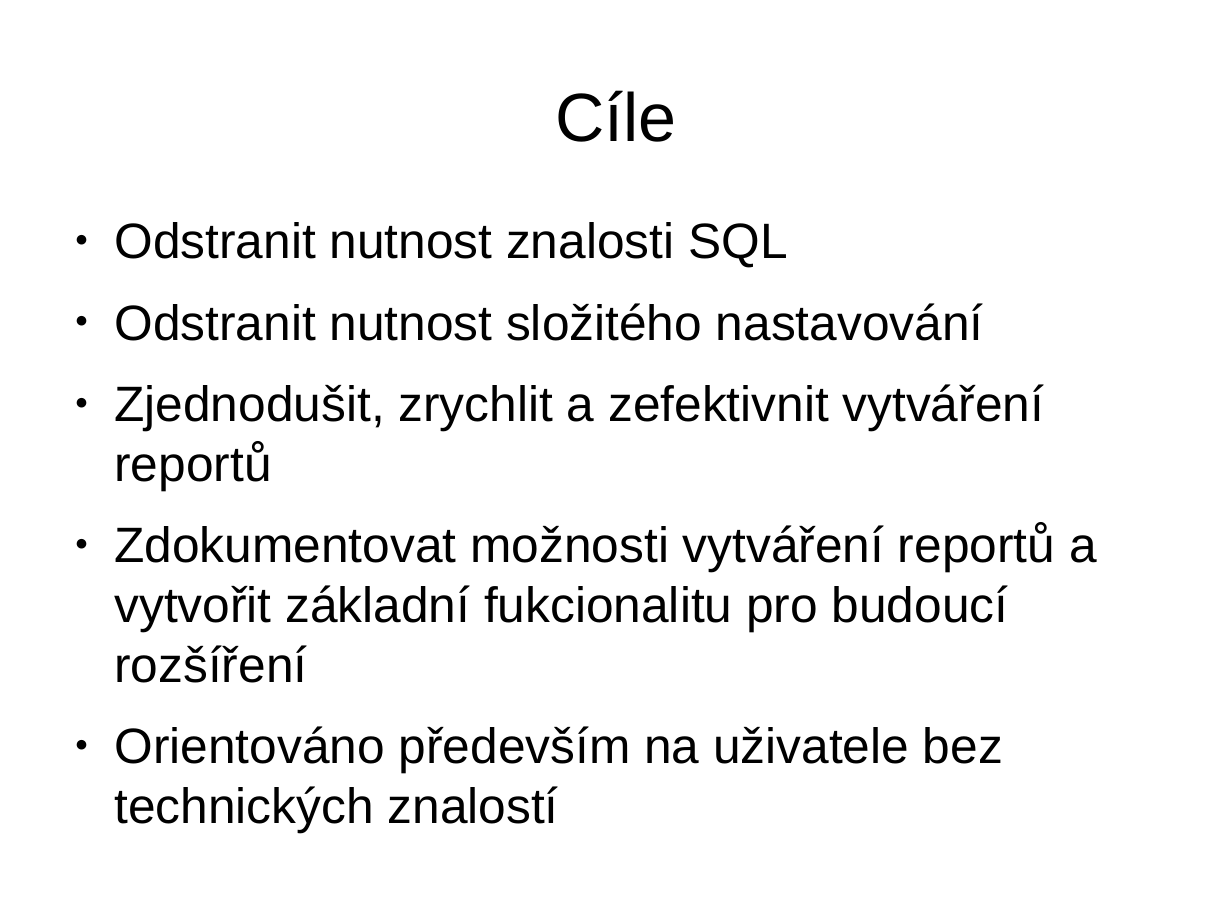
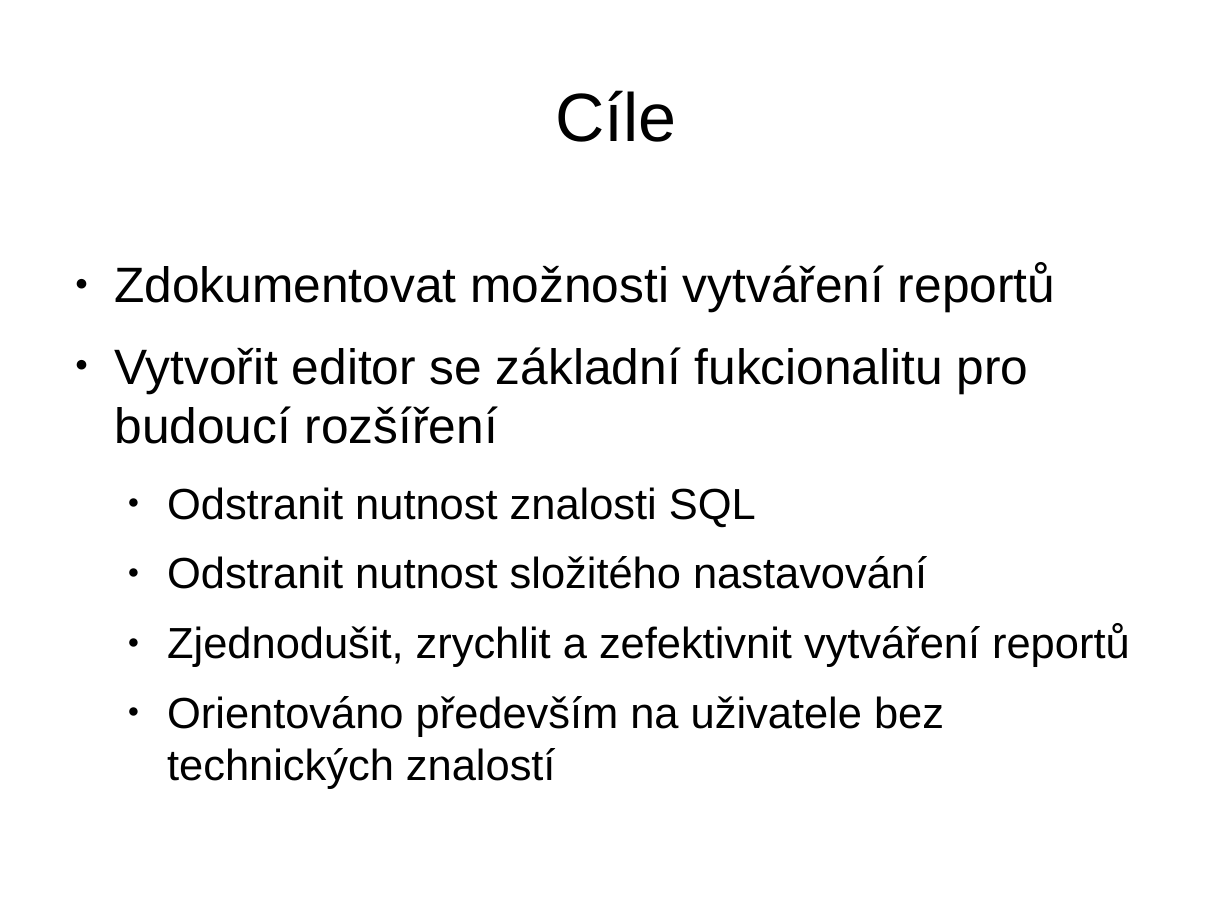
Before and after one commit to martin-vavrusak/mgr_statnice, a slide deck: slide 16 of !prezentace/vavrusak_WYSIVYG.odp (slide 23 before the commit). Drawn at 1232x924 pixels with LibreOffice and Linux fonts; fonts in the diff are those of the drawing. Boxes give left, top, right and bottom in pixels: in the first picture for what was removed or moved away, otherwise in the second. Text is boxed around its words. In the diff, an @@ line names an element or a change of style, - is before the commit and + after.

```diff
--- a/!prezentace/vavrusak_WYSIVYG.odp
+++ b/!prezentace/vavrusak_WYSIVYG.odp
@@ text at bbox=[114, 263, 1055, 444]: paragraphs added @@
+● Zdokumentovat možnosti vytváření reportů
+● Vytvořit editor se základní fukcionalitu pro budoucí rozšíření
@@ text at bbox=[167, 487, 1130, 789]: size 32 to 28 pt in "Odstranit nutnost znalosti SQL", "Odstranit nutnost složitého nastavování", "Zjednodušit, zrychlit a zefektivnit vytváření reportů", "Orientováno především na uživatele bez technických znalostí"; list level 1 to 2 in "Odstranit nutnost znalosti SQL"; list level 1 to 2 in "Odstranit nutnost složitého nastavování"; list level 1 to 2 in "Zjednodušit, zrychlit a zefektivnit vytváření ..."; list level 1 to 2 in "Orientováno především na uživatele bez ..." @@
@@ text at bbox=[114, 523, 1097, 683]: paragraph removed @@
-● Zdokumentovat možnosti vytváření reportů a vytvořit základní fukcionalitu pro budoucí rozšíření
```
Also in this commit, not shown: 7 other slides changed, 6 slides added, 12 slides removed.
